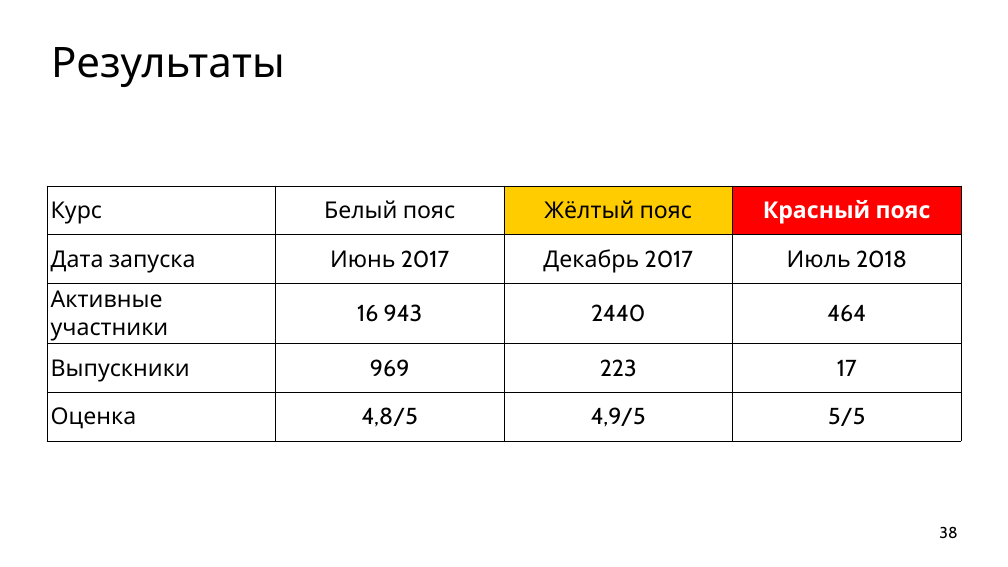
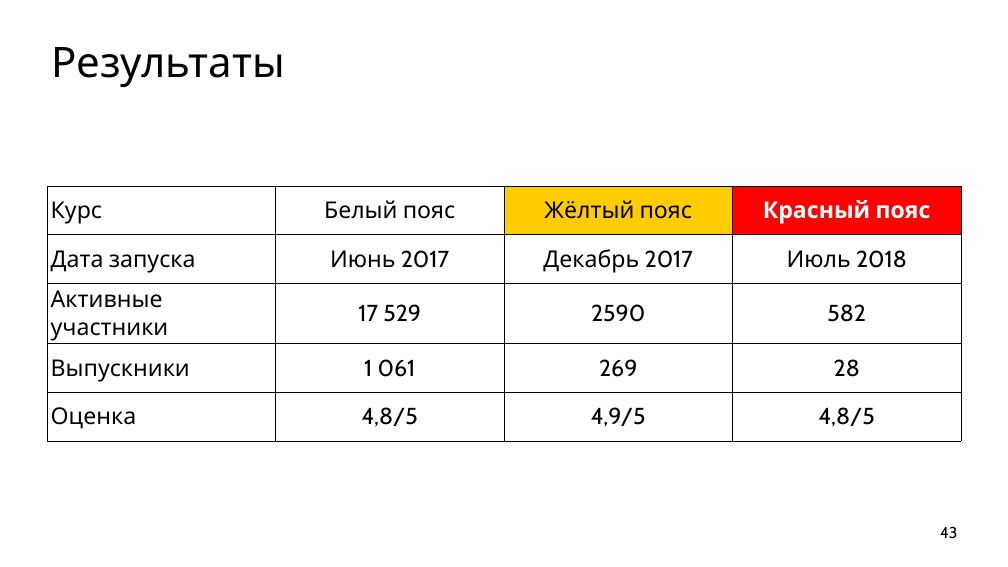
Before and after one commit to ishfb/cpprus18, a slide deck: slide 43 of slides.pptx (slide 38 before the commit). Drawn at 1008x567 pixels with LibreOffice and Linux fonts; fonts in the diff are those of the drawing. Boxes give left, top, right and bottom in pixels: in the first picture for what was removed or moved away, otherwise in the second. Text is boxed around its words. In the diff, an @@ line names an element or a change of style, - is before the commit and + after.

```diff
--- a/slides.pptx
+++ b/slides.pptx
@@ table at (47,186,962,433) @@
-row 3: Активные участники | 16 943 | 2440 | 464
+row 3: Активные участники | 17 529 | 2590 | 582
-row 4: Выпускники | 969 | 223 | 17
+row 4: Выпускники | 1 061 | 269 | 28
-row 5, column 4: 5/5
+row 5, column 4: 4,8/5
@@ page number at (940,526,957,539): text changed @@
-38
+43
```
Also in this commit, not shown: 1 other slide changed, 6 slides added, 1 slide removed, 1 other file.
